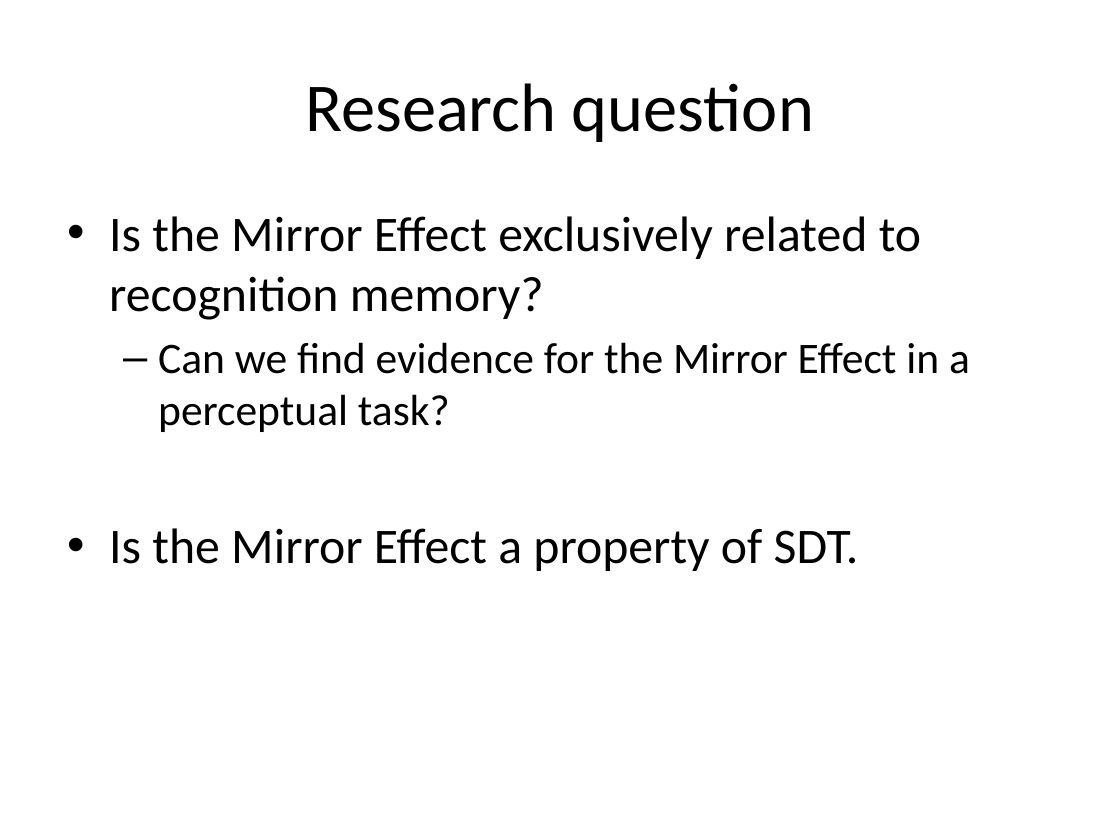
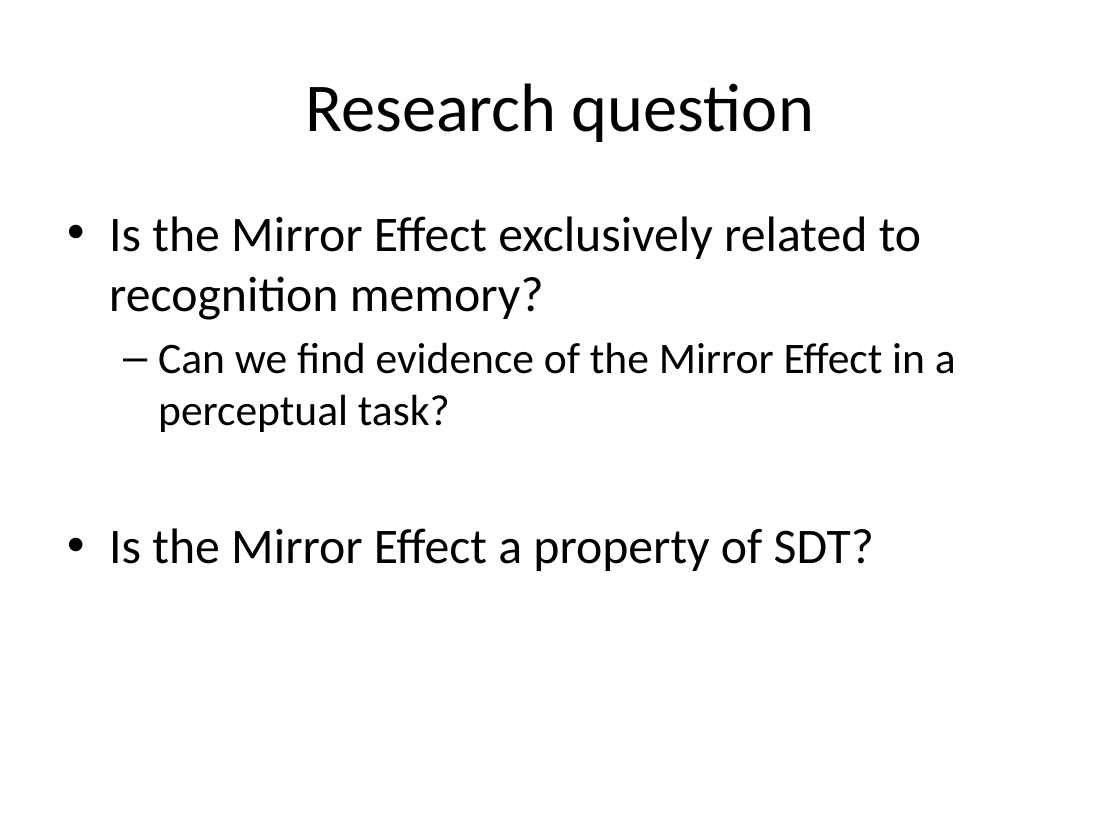
Before and after one commit to Adrifelcha/Adrifelcha, a slide deck: slide 20 of Tesis/Presentaciones/Seminario_Maden_.pptx (slide 26 before the commit). Drawn at 1120x840 pixels with LibreOffice and Linux fonts; fonts in the diff are those of the drawing. Boxes give left, top, right and bottom in pixels: in the first picture for what was removed or moved away, otherwise in the second. Text is boxed around its words. In the diff, an @@ line names an element or a change of style, - is before the commit and + after.

```diff
--- a/Tesis/Presentaciones/Seminario_Maden_.pptx
+++ b/Tesis/Presentaciones/Seminario_Maden_.pptx
@@ text at [109,342,956,571]: text changed @@
-  – Can we find evidence for the Mirror Effect in a perceptual task?
-• Is the Mirror Effect a property of SDT.
+  – Can we find evidence of the Mirror Effect in a perceptual task?
+• Is the Mirror Effect a property of SDT?
```
Also in this commit, not shown: 12 other slides changed, 5 slides added, 21 slides removed, 1 other file.
